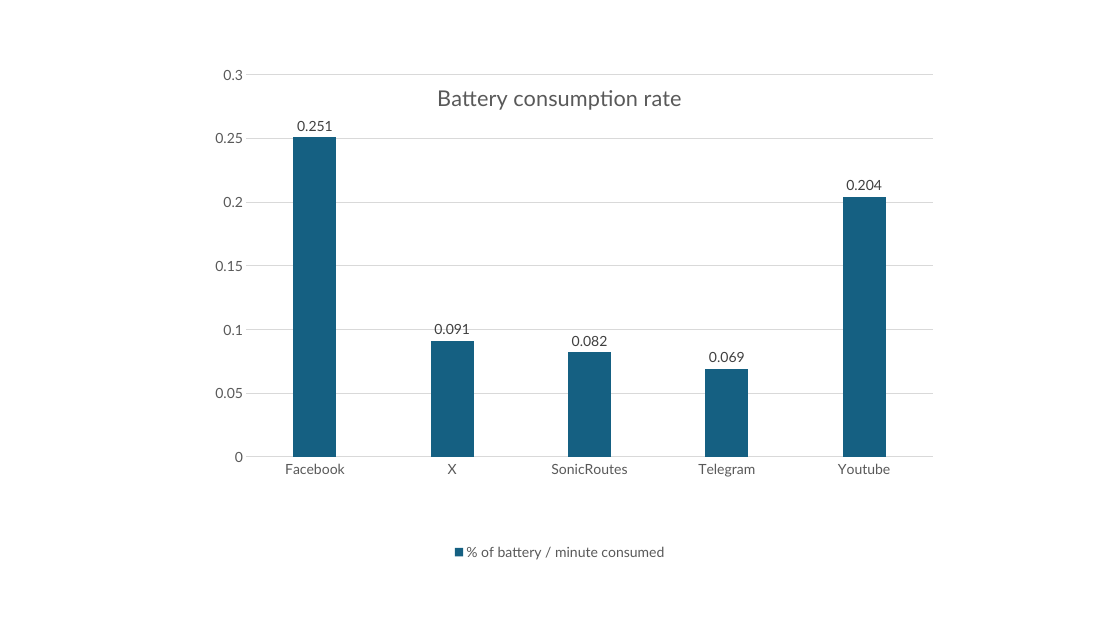
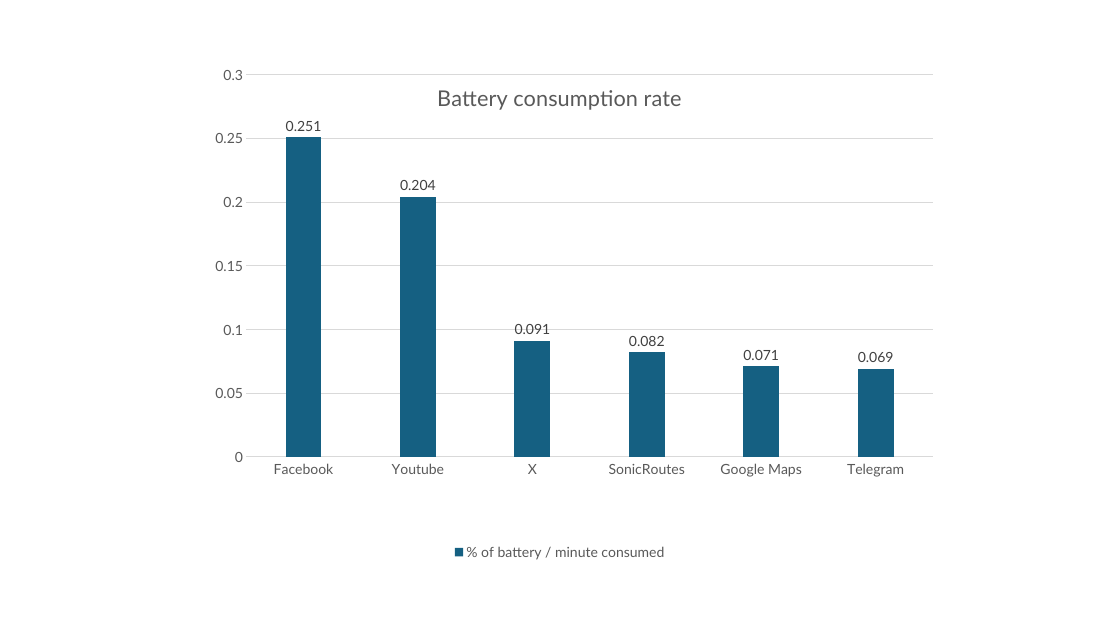
Before and after one commit to JacopoNiccolai/SonicRoutes, a slide deck: slide 2 of Grafici power consumption.pptx. Drawn at 1120x630 pixels with LibreOffice and Linux fonts; fonts in the diff are those of the drawing. Boxes give left, top, right and bottom in pixels: in the first picture for what was removed or moved away, otherwise in the second. Text is boxed around its words. In the diff, an @@ line names an element or a change of style, - is before the commit and + after.

```diff
--- a/Grafici power consumption.pptx
+++ b/Grafici power consumption.pptx
@@ column chart at box(187, 66, 933, 565) @@
-categories: Facebook, X, SonicRoutes, Telegram, Youtube
+categories: Facebook, Youtube, X, SonicRoutes, Google Maps, Telegram
-% of battery / minute consumed: 0.251, 0.091, 0.082, 0.069, 0.204
+% of battery / minute consumed: 0.251, 0.204, 0.091, 0.082, 0.071, 0.069
```
Also in this commit, not shown: 1 other slide changed, 4 other files.
